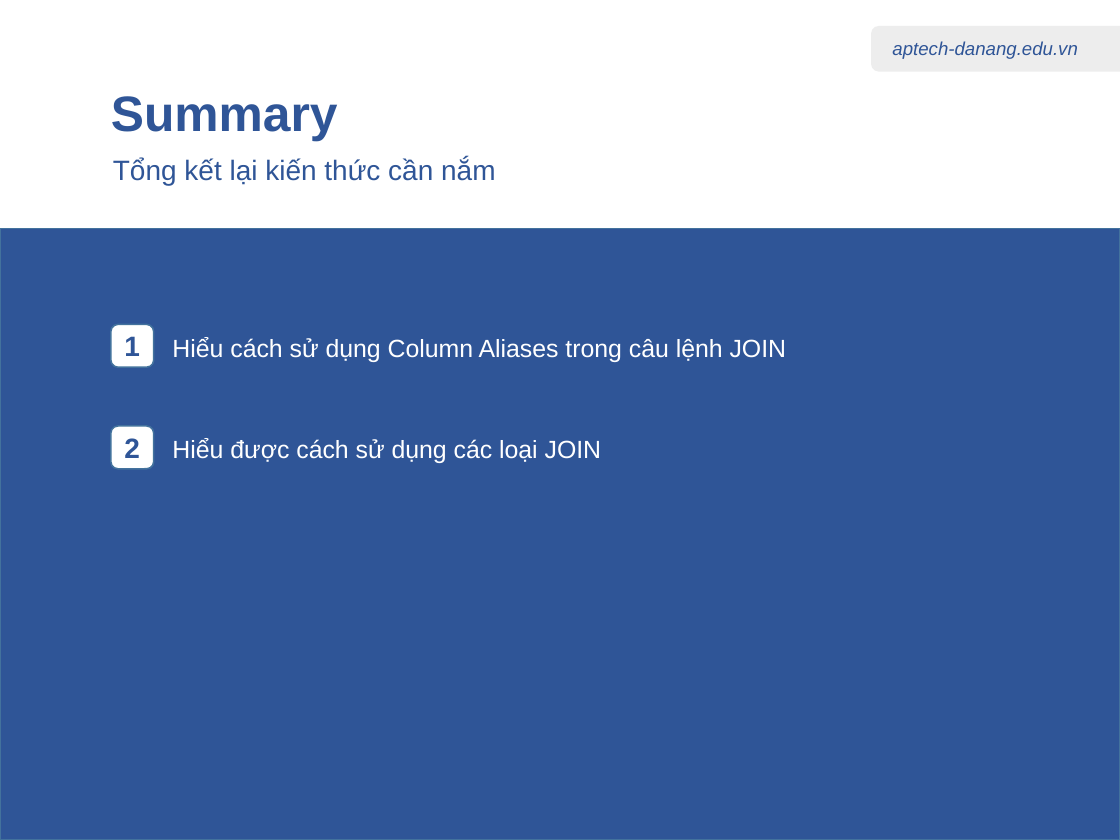
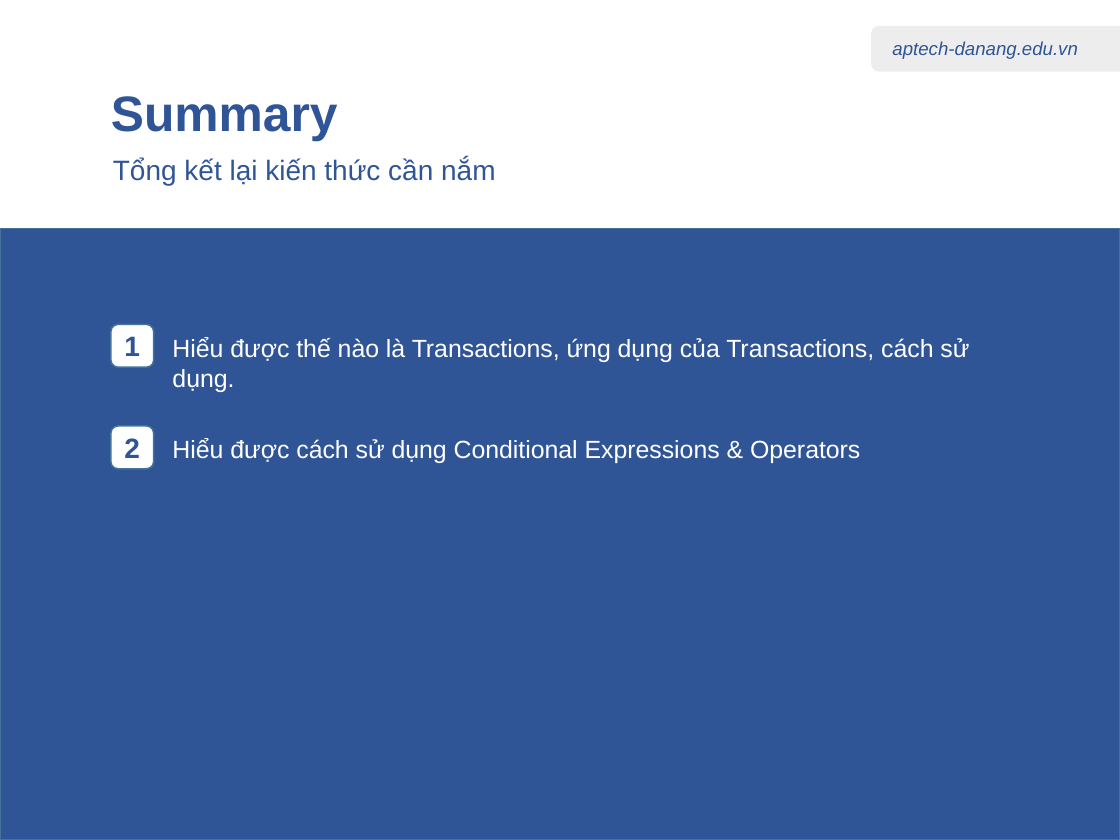
Before and after one commit to nhannn87dn/Learn-PostgreSQL, a slide deck: slide 13 of 01.Lessions/07-Transactions-Conditional-Expressions/07-Transactions-Conditional-Expressions.pptx (slide 2 before the commit). Drawn at 1120x840 pixels with LibreOffice and Linux fonts; fonts in the diff are those of the drawing. Boxes give left, top, right and bottom in pixels: in the first picture for what was removed or moved away, otherwise in the second. Text is boxed around its words. In the diff, an @@ line names an element or a change of style, - is before the commit and + after.

```diff
--- a/01.Lessions/07-Transactions-Conditional-Expressions/07-Transactions-Conditional-Expressions.pptx
+++ b/01.Lessions/07-Transactions-Conditional-Expressions/07-Transactions-Conditional-Expressions.pptx
@@ text at bbox=[172, 337, 969, 392]: text changed @@
-Hiểu cách sử dụng Column Aliases trong câu lệnh JOIN
+Hiểu được thế nào là Transactions, ứng dụng của Transactions, cách sử dụng.
@@ text at bbox=[172, 438, 860, 463]: text changed @@
-Hiểu được cách sử dụng các loại JOIN
+Hiểu được cách sử dụng Conditional Expressions & Operators
```
Also in this commit, not shown: 12 slides added, 1 slide removed, 26 other files.
